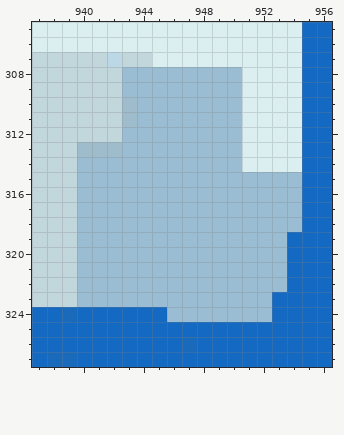
Edited in one commit: pixel-art file (Assets/Aseprite/RoughBG9.aseprite). This is how it looked before the edit.
1280x800 pixels, 1 frame. Colours within 5 levels of each other are drawn and written as one. Shown: x 937..956, y 305..327. The commit also changed other parts of the picture, which this record leaves out.
And afterwards:
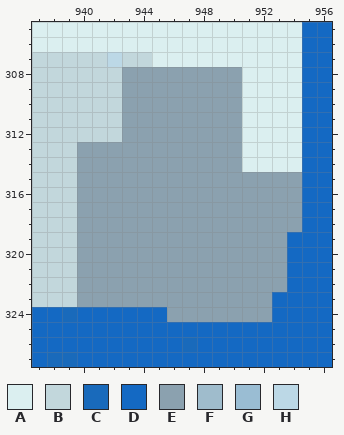
Palette (. is transparent): A #dbeff0  B #c2d7dc  C #196abb  D #1469c3  E #8ba1af  F #9fbccc  G #9abdd3  H #bcd8e6
From old to new:
@@ x 937..956 @@
 307 BBBBBHBBAAAAAAAAAADD
-308 BBBBBBGGGGGGGGAAAADD
-309 BBBBBBGGGGGGGGAAAADD
-310 BBBBBBFGGGGGGGAAAADD
-311 BBBBBBFGGGGGGGAAAADD
-312 BBBBBBGGGGGGGGAAAADD
-313 BBBFFFGGGGGGGGAAAADD
-314 BBBGGGGGGGGGGGAAAADD
-315 BBBGGGGGGGGGGGGGGGDD
-316 BBBGGGGGGGGGGGGGGGDD
-317 BBBGGGGGGGGGGGGGGGDD
-318 BBBGGGGGGGGGGGGGGGDD
-319 BBBGGGGGGGGGGGGGGDDD
-320 BBBGGGGGGGGGGGGGGDDD
-321 BBBGGGGGGGGGGGGGGDDD
-322 BBBGGGGGGGGGGGGGGDDD
-323 BBBGGGGGGGGGGGGGDDDD
-324 DDCDDDDDDGGGGGGGDDDD
+308 BBBBBBEEEEEEEEAAAADD
+309 BBBBBBEEEEEEEEAAAADD
+310 BBBBBBEEEEEEEEAAAADD
+311 BBBBBBEEEEEEEEAAAADD
+312 BBBBBBEEEEEEEEAAAADD
+313 BBBEEEEEEEEEEEAAAADD
+314 BBBEEEEEEEEEEEAAAADD
+315 BBBEEEEEEEEEEEEEEEDD
+316 BBBEEEEEEEEEEEEEEEDD
+317 BBBEEEEEEEEEEEEEEEDD
+318 BBBEEEEEEEEEEEEEEEDD
+319 BBBEEEEEEEEEEEEEEDDD
+320 BBBEEEEEEEEEEEEEEDDD
+321 BBBEEEEEEEEEEEEEEDDD
+322 BBBEEEEEEEEEEEEEEDDD
+323 BBBEEEEEEEEEEEEEDDDD
+324 DDCDDDDDDEEEEEEEDDDD
 325 DDDDDDDDDDDDDDDDDDDD
Where, in picture pixels (left, top, right, bottom), the same in both pictures:
changed: (77, 67, 302, 322)
